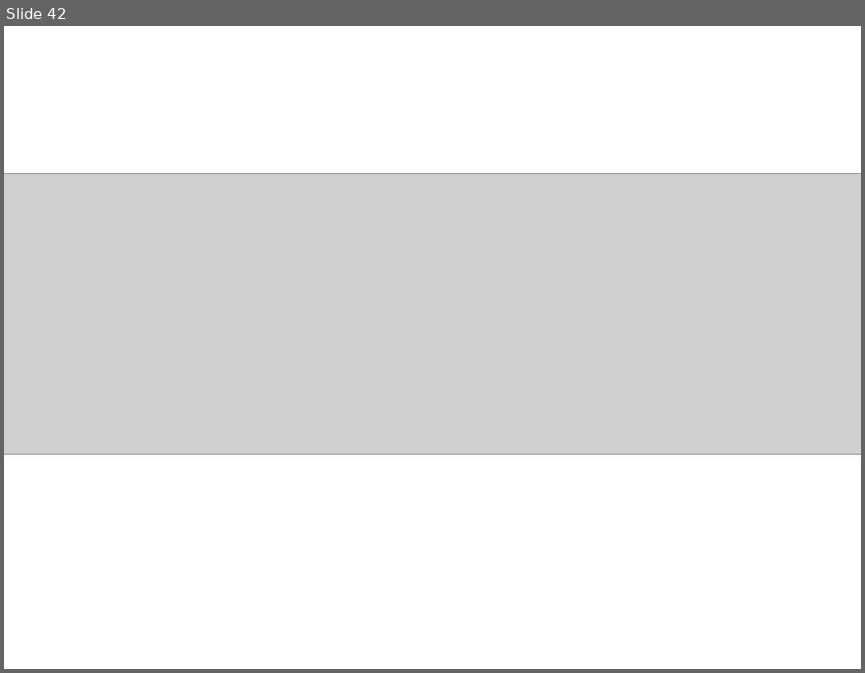
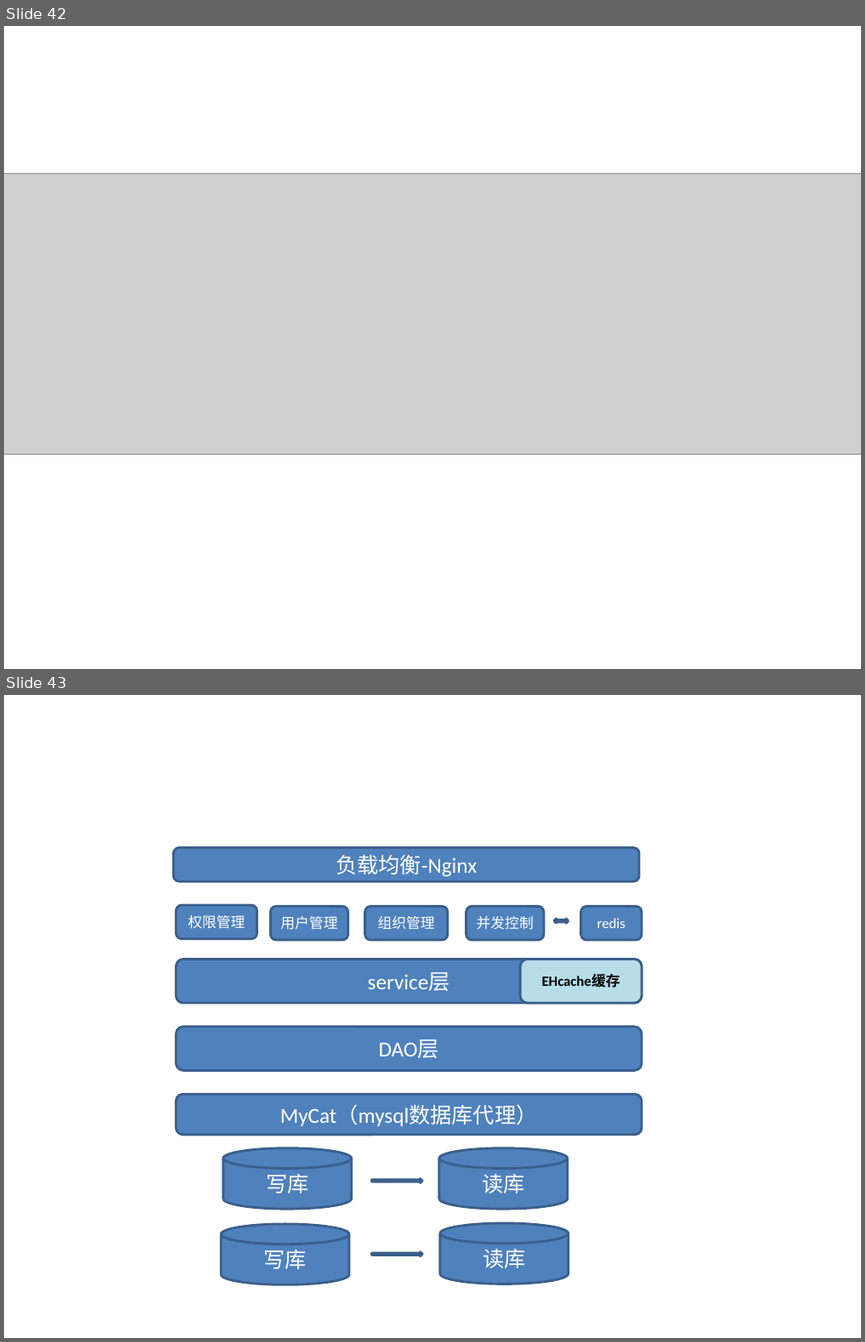
Before and after one commit to waterif/matrix-doc, a slide deck: 搜索线上索引图.pptx. Shown one above the other, each under a label of ours: slide 42 before the commit, slides 42 and 43 after it. The pictures are 865x673 and 865x1342 pixels, drawn with LibreOffice and Linux fonts; fonts in the diff are those of the drawing; grey boxes stand for pictures. Boxes give left, top, right and bottom in pixels: in the first picture for what was removed or moved away, otherwise in the second. Text is boxed around its words. In the diff, an @@ line names an element or a change of style, - is before the commit and + after.

```diff
--- a/搜索线上索引图.pptx
+++ b/搜索线上索引图.pptx
@@ slide 43 added at (4,695,861,1338), background #FFFFFF @@
@@ rounded rectangle added at (174,847,639,881), fill #4F81BD, outline #3A5F8C 2 pt, 18 pt, text #FFFFFF @@
+负载均衡-Nginx
@@ rounded rectangle added at (177,905,256,938), fill #4F81BD, outline #3A5F8C 2 pt, 12 pt, text #FFFFFF @@
+权限管理
@@ rounded rectangle added at (270,906,348,939), fill #4F81BD, outline #3A5F8C 2 pt, 12 pt, text #FFFFFF @@
+用户管理
@@ rounded rectangle added at (364,906,447,939), fill #4F81BD, outline #3A5F8C 2 pt, 12 pt, text #FFFFFF @@
+组织管理
@@ rounded rectangle added at (466,906,544,939), fill #4F81BD, outline #3A5F8C 2 pt, 12 pt, text #FFFFFF @@
+并发控制
@@ left right arrow added at (554,919,568,923), fill #4F81BD, outline #3A5F8C 2 pt @@
@@ rounded rectangle added at (580,906,642,939), fill #4F81BD, outline #3A5F8C 2 pt, 12 pt, text #FFFFFF @@
+redis
@@ rounded rectangle added at (177,959,642,1003), fill #4F81BD, outline #3A5F8C 2 pt, 18 pt, text #FFFFFF @@
+service层
@@ rounded rectangle added at (520,959,642,1003), fill #B7DEE8, outline #3A5F8C 2 pt, 12 pt, text #000000, bold @@
+EHcache缓存
@@ rounded rectangle added at (177,1027,642,1071), fill #4F81BD, outline #3A5F8C 2 pt, 18 pt, text #FFFFFF @@
+DAO层
@@ rounded rectangle added at (177,1095,642,1134), fill #4F81BD, outline #3A5F8C 2 pt, 18 pt, text #FFFFFF @@
+MyCat（mysql数据库代理）
@@ cylinder added at (223,1148,352,1209), fill #4F81BD, outline #3A5F8C 2 pt, 18 pt, text #FFFFFF @@
+写库
@@ cylinder added at (439,1148,568,1209), fill #4F81BD, outline #3A5F8C 2 pt, 18 pt, text #FFFFFF @@
+读库
@@ right arrow added at (371,1179,422,1183), fill #4F81BD, outline #3A5F8C 2 pt @@
@@ cylinder added at (221,1224,349,1285), fill #4F81BD, outline #3A5F8C 2 pt, 18 pt, text #FFFFFF @@
+写库
@@ cylinder added at (440,1223,568,1283), fill #4F81BD, outline #3A5F8C 2 pt, 18 pt, text #FFFFFF @@
+读库
@@ right arrow added at (371,1252,422,1256), fill #4F81BD, outline #3A5F8C 2 pt @@
```
Also in this commit, not shown: 1 slide changed, 2 other files.
